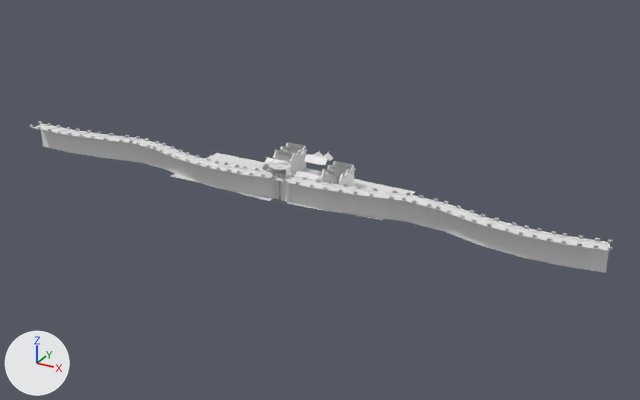
Before and after pictures for a commit that changed the FBX model Assets/models/foreground/foreground.fbx.
Both versions are drawn from a 50 mm lens placed at (121.5, -198.1, 101.6), pointed at (4.5, 14.6, -4.7). The axes (+X, +Y, +Z) are drawn at lower left. The lights are the same throughout. Vertices at the same position are counted once.
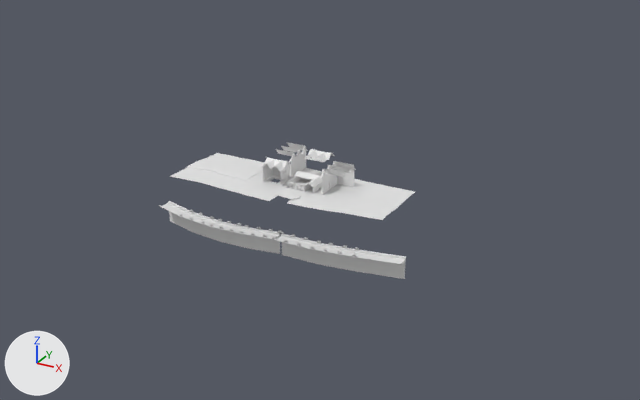
Patch to the scene script:
```diff
--- a/Assets/models/foreground/foreground.fbx.py
+++ b/Assets/models/foreground/foreground.fbx.py
@@ me_mesh @@
 # used by ob_plane; location = (0.0, 0.0, 0.0)
-me_mesh.from_pydata(...)  # 2491 vertices, 1630 faces; spans x -93.0..92.0, y -6.0..31.0, z 0.0..10.0
+me_mesh.from_pydata(...)  # 1432 vertices, 1011 faces; spans x -44.0..38.0, y -6.0..31.0, z -18.0..8.0
+# me_mesh part 1: a new loose piece of 45 vertices spanning x -44.0..0.0, y -6.0..4.0, z -18.0..-11.0
+# me_mesh part 2: a new loose piece of 36 vertices spanning x 0.0..38.0, y -4.0..5.0, z -18.0..-11.0
+# me_mesh part 3: 94 loose pieces with 825 vertices, spanning x -93.0..92.0, y -6.0..12.0, z 0.0..8.0, are deleted
+# me_mesh part 4: 28 vertices moved from x -16.0..14.0, y 5.0..25.0, z 0.0..7.0 to x -16.0..14.0, y 5.0..25.0, z 0.0..8.0; 427 vertices removed from x -92.0..15.0, y -6.0..25.0, z 0.0..10.0; 112 vertices added at x -5.0..8.0, y -4.0..25.0, z -11.0..8.0
```

Changed parts and their boxes [x1, y1, x2, y2] in the pictures (640 x 400 px):
'Plane', reshaped (56% narrower, 10% shorter)
    before: [29, 121, 613, 273]
    after: [159, 142, 415, 279]
part 1 of me_mesh, added
    after: [159, 201, 280, 254]
part 2 of me_mesh, added
    after: [274, 234, 406, 279]
part 3 of me_mesh, deleted
    before: [29, 121, 613, 273]
part 4 of me_mesh, cut back
    before: [31, 123, 356, 206]
    after: [241, 149, 355, 246]
